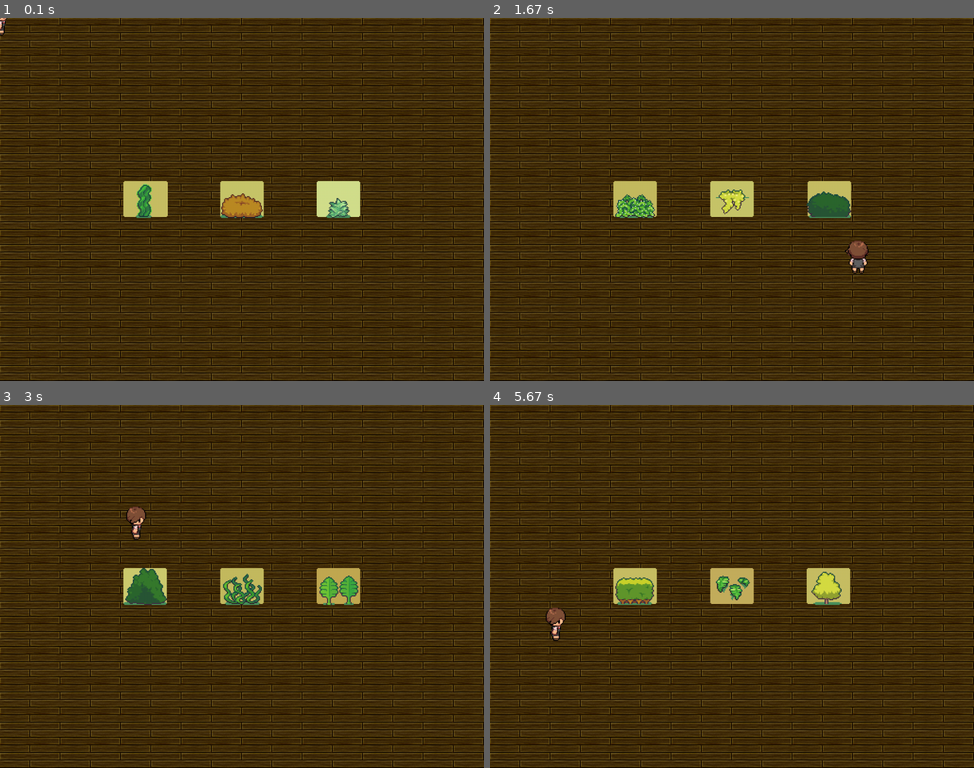
Above: before the commit, frames 1-4 (two rows, left to right).
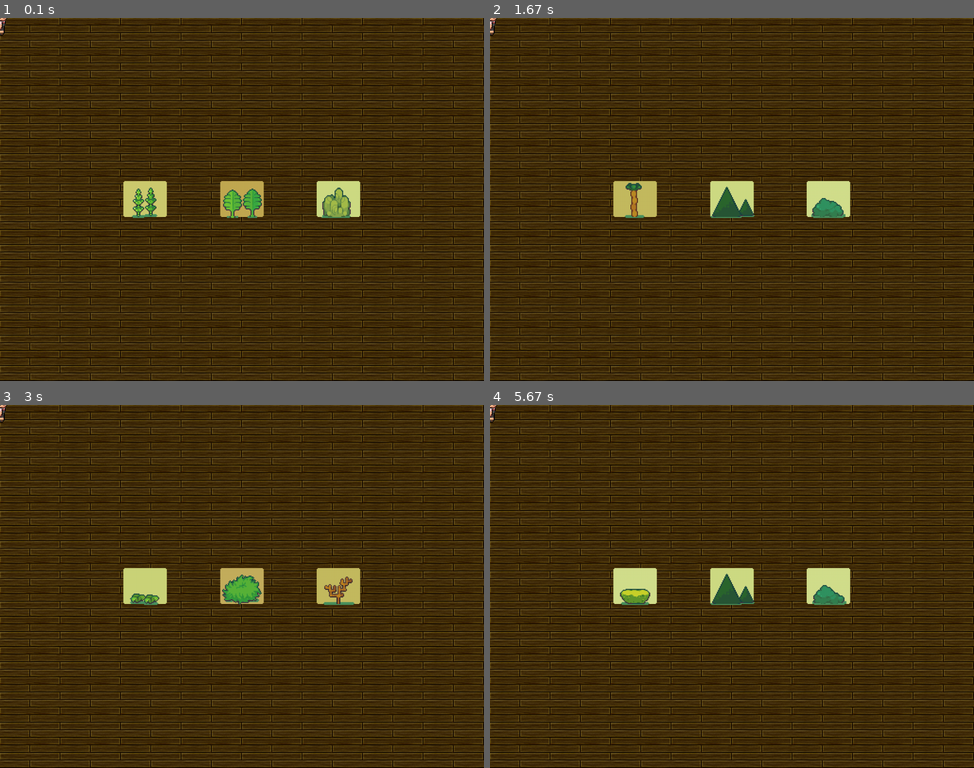
Above: after the commit, the same moments.

Repository: qguv/pyFarm
Game: pygame game, started from farm.py
The game is run twice, just before and just after one commit, with the same random seed, the same clock (stepped at 60 frames per second) and the same inputs.
Inputs (mouse positions are in pixels of both pictures, inside the frame that each line leads up to):
- Up to frame 1 (0.1 s): no input
- Up to frame 2 (1.67 s): press the mouse at (615, 203) at 0.37 s; move the mouse to (698, 239) at 0.47 s; release the mouse at (780, 279) at 0.6 s; tap Enter at 0.67 s; press the mouse at (615, 203) at 1.03 s; move the mouse to (664, 246) at 1.13 s; release the mouse at (707, 293) at 1.27 s; press the mouse at (615, 203) at 1.37 s; move the mouse to (736, 228) at 1.47 s; release the mouse at (857, 257) at 1.6 s
- Up to frame 3 (3 s): press the mouse at (125, 590) at 1.7 s; move the mouse to (266, 633) at 1.8 s; release the mouse at (411, 680) at 1.93 s; press the mouse at (125, 590) at 2.03 s; move the mouse to (232, 553) at 2.13 s; release the mouse at (343, 521) at 2.27 s; press the mouse at (125, 590) at 2.37 s; move the mouse to (237, 542) at 2.47 s; release the mouse at (353, 495) at 2.6 s; press the mouse at (125, 590) at 2.7 s; move the mouse to (130, 553) at 2.8 s; release the mouse at (135, 521) at 2.93 s
- Up to frame 4 (5.67 s): press the mouse at (615, 590) at 3.03 s; move the mouse to (601, 655) at 3.13 s; release the mouse at (581, 720) at 3.27 s; press the mouse at (615, 590) at 3.37 s; move the mouse to (625, 601) at 3.47 s; release the mouse at (635, 615) at 3.6 s; press the mouse at (615, 590) at 3.7 s; move the mouse to (746, 630) at 3.8 s; release the mouse at (882, 673) at 3.93 s; press the mouse at (615, 590) at 4.03 s; move the mouse to (659, 532) at 4.13 s; release the mouse at (702, 477) at 4.27 s; press the mouse at (615, 590) at 4.37 s; move the mouse to (615, 619) at 4.47 s; release the mouse at (611, 648) at 4.6 s; press the mouse at (615, 590) at 4.7 s; move the mouse to (581, 553) at 4.8 s; release the mouse at (552, 521) at 4.93 s; press the mouse at (615, 590) at 5.03 s; move the mouse to (761, 608) at 5.13 s; release the mouse at (906, 630) at 5.27 s; press the mouse at (615, 590) at 5.37 s; move the mouse to (586, 604) at 5.47 s; release the mouse at (557, 622) at 5.6 s

The runs differ from the first frame. In frame 1, 1.6% of the frame differs, in the area x 27-73%, y 44-56%; in frame 2, 2.6%; in frame 3, 1.9%; in frame 4, 2.9%, in the area x 0-75%, y 0-66%.

Commit message:
now uses the keyboard
also keeps track of time between choices

Diff:
--- a/farm.py
+++ b/farm.py
@@ -10,13 +10,12 @@
 from formulae import *
 
 # Environment variables
-isVisibleMouse = False
 dimensions = Point(1024, 768)
 
 # Setting environment
 pygame.init()
 fpsClock = pygame.time.Clock()
-pygame.mouse.set_visible(isVisibleMouse)
+pygame.mouse.set_visible(True)
 screen = pygame.display.set_mode(dimensions)
 background = pygame.Surface(dimensions)
 
@@ -56,10 +55,21 @@
 flora2 = PackagedSprite("flora", 99)
 floorTile = PackagedSprite('floor', 1)
 
+# Set flora sprites to random plants
+plants = random.sample(range(len(flora0.paths)), 3)
+flora0.set(plants[0])
+flora1.set(plants[1])
+flora2.set(plants[2])
+
 # Positions and Counters
 pies = 0
+keylength = 0
+keydown = False
+keydirection = None
 choice = None
 repick = True
+repick_timeout = pygame.time.Clock()
+repick_timeout.tick()
 mousePos = Point(1, 1)
 char_pos = mousePos - char.dimensions / 2
 floraX = midScreen[0] - flora0.dimensions[0] / 2
@@ -88,13 +98,15 @@
 
 buildBackground(floorTile, background, dimensions)
 
+flora0_center = flora0.getCenterpoint(flora0_pos)
+flora1_center = flora0.getCenterpoint(flora1_pos)
+flora2_center = flora0.getCenterpoint(flora2_pos)
+
 screen.fill(black)
 
 while True:
+    # Calculate position data
     char_center = char.getCenterpoint(char_pos)
-    flora0_center = flora0.getCenterpoint(flora0_pos)
-    flora1_center = flora0.getCenterpoint(flora1_pos)
-    flora2_center = flora0.getCenterpoint(flora2_pos)
 
     if char_center.distance(flora0_center) < 50:
         choice = 0
@@ -106,34 +118,49 @@
         choice = 2
         repick = True
 
-    if repick:
-        plants = random.sample(range(len(flora0.paths)), 3)
-        flora0.set(plants[0])
-        flora1.set(plants[1])
-        flora2.set(plants[2])
-        repick = False
-
+    # Draw objects to screen
     screen.blit(background, topLeft)
     #screen.blit(countText, countTextRectobj)
-
     screen.blit(flora0.pygameObject, flora0_pos)
     screen.blit(flora1.pygameObject, flora1_pos)
     screen.blit(flora2.pygameObject, flora2_pos)
-
     screen.blit(char.pygameObject, char_pos)
 
+    # Handle UI events
     for event in pygame.event.get():
-        if event.type == QUIT:
+        if event.type == QUIT or event.type == KEYDOWN and event.key == K_q:
             pygame.quit()
             sys.exit()
-        elif event.type == MOUSEMOTION:
-            mousePos = Point(event.pos)
-            char_pos = mousePos - char.dimensions / 2
-            angleToCenter = Angle(char_center.angle(flora1_center))
-            if angleToCenter.cardinal() != char.selected:
-                char.set(angleToCenter.cardinal())
+        elif event.type == KEYDOWN:
+            keydown = True
+            keydirection = event.key
+        elif event.type == KEYUP and keydirection == event.key:
+            keydown = False
         elif event.type == MOUSEBUTTONUP:
             repick = True
 
+    # Handle status events
+    if keydown:
+        if keydirection == K_UP:
+            char_pos += (0, -20)
+        elif keydirection == K_DOWN:
+            char_pos += (0, 20)
+        elif keydirection == K_LEFT:
+            char_pos += (-20, 0)
+        elif keydirection == K_RIGHT:
+            char_pos += (20, 0)
+        angleToCenter = Angle(char_center.angle(flora1_center))
+        if angleToCenter.cardinal() != char.selected:
+            char.set(angleToCenter.cardinal())
+
+    if repick:
+        repick_timeout.tick()
+        repick = False
+        if repick_timeout.get_time() > 100:
+            plants = random.sample(range(len(flora0.paths)), 3)
+            flora0.set(plants[0])
+            flora1.set(plants[1])
+            flora2.set(plants[2])
+
     pygame.display.update()
     fpsClock.tick(30)
